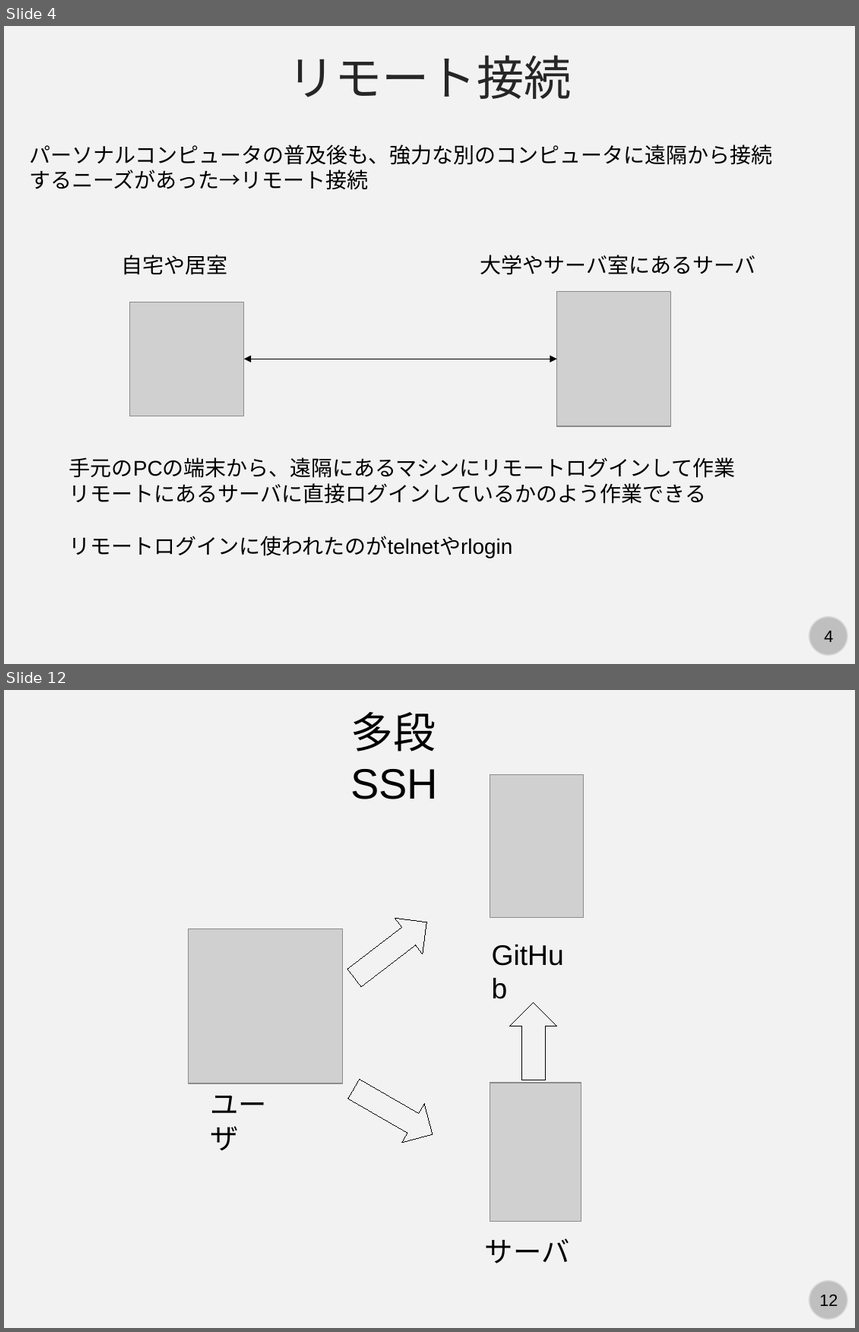
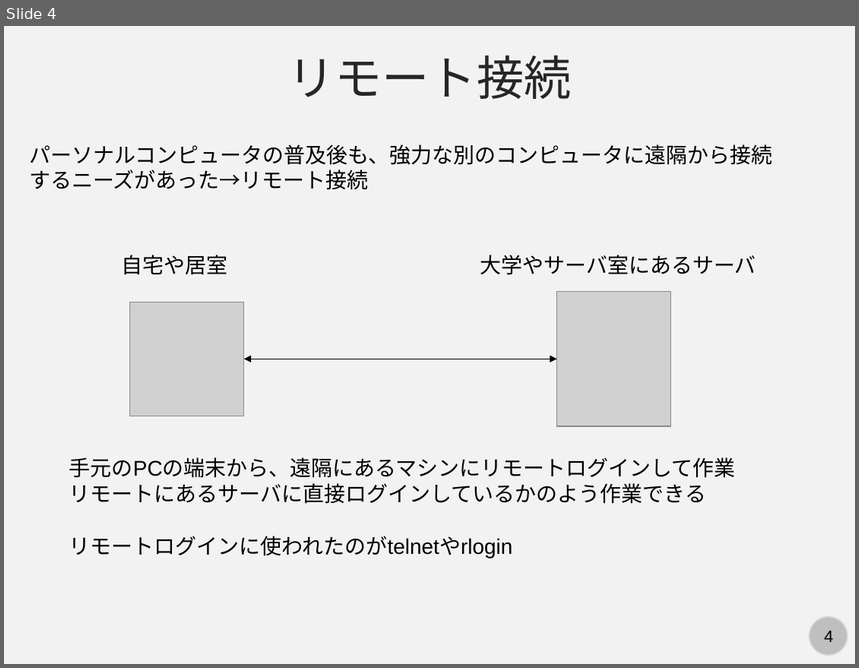
Before and after one commit to kaityo256/lab_startup, a slide deck: ssh/ssh.pptx. Shown one above the other, each under a label of ours: slides 4 and 12 before the commit, slide 4 after it; the slides between them are not shown. The pictures are 859x1332 and 859x668 pixels, drawn with LibreOffice and Linux fonts; fonts in the diff are those of the drawing; grey boxes stand for pictures. Boxes give left, top, right and bottom in pixels: in the first picture for what was removed or moved away, otherwise in the second. Text is boxed around its words. In the diff, an @@ line names an element or a change of style, - is before the commit and + after.

```diff
--- a/ssh/ssh.pptx
+++ b/ssh/ssh.pptx
@@ slide 12 removed at bbox=[4, 690, 855, 1328], background #F2F2F2; not listed: 2 template elements that a slide beside it also shows @@
@@ text removed at bbox=[351, 712, 438, 799] @@
-多段SSH
@@ picture removed at bbox=[490, 774, 584, 917] @@
@@ right arrow removed at bbox=[341, 904, 441, 996] @@
@@ picture removed at bbox=[189, 929, 343, 1084] @@
@@ text removed at bbox=[484, 932, 583, 975] @@
-GitHub
@@ up arrow removed at bbox=[509, 1002, 557, 1080] @@
@@ right arrow removed at bbox=[343, 1069, 444, 1154] @@
@@ text removed at bbox=[210, 1096, 267, 1151] @@
-ユーザ
@@ picture removed at bbox=[490, 1083, 581, 1222] @@
@@ text removed at bbox=[485, 1239, 570, 1264] @@
-サーバ
```
Also in this commit, not shown: 1 slide changed, 2 slides added, 6 other slides removed.
